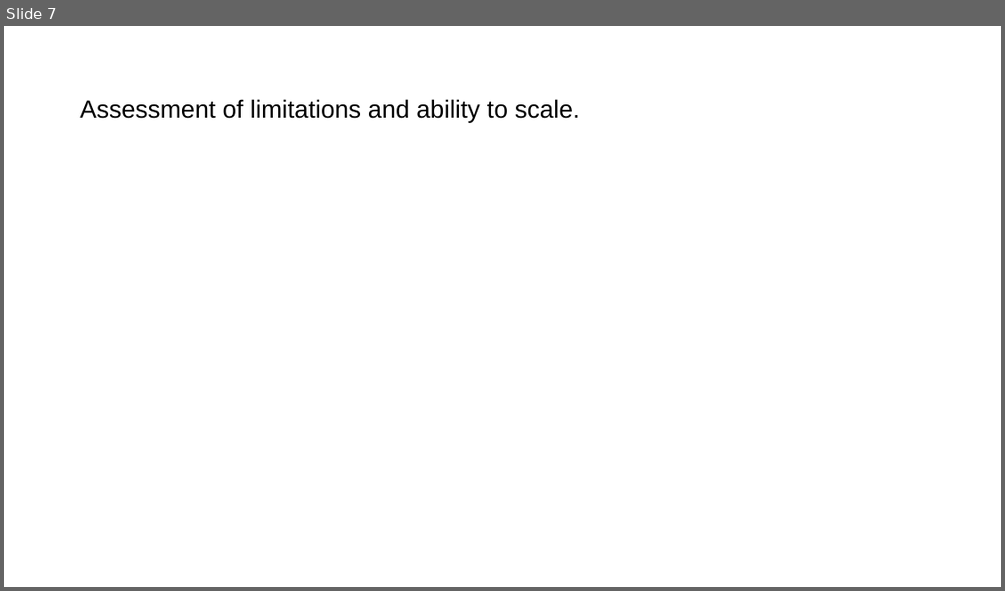
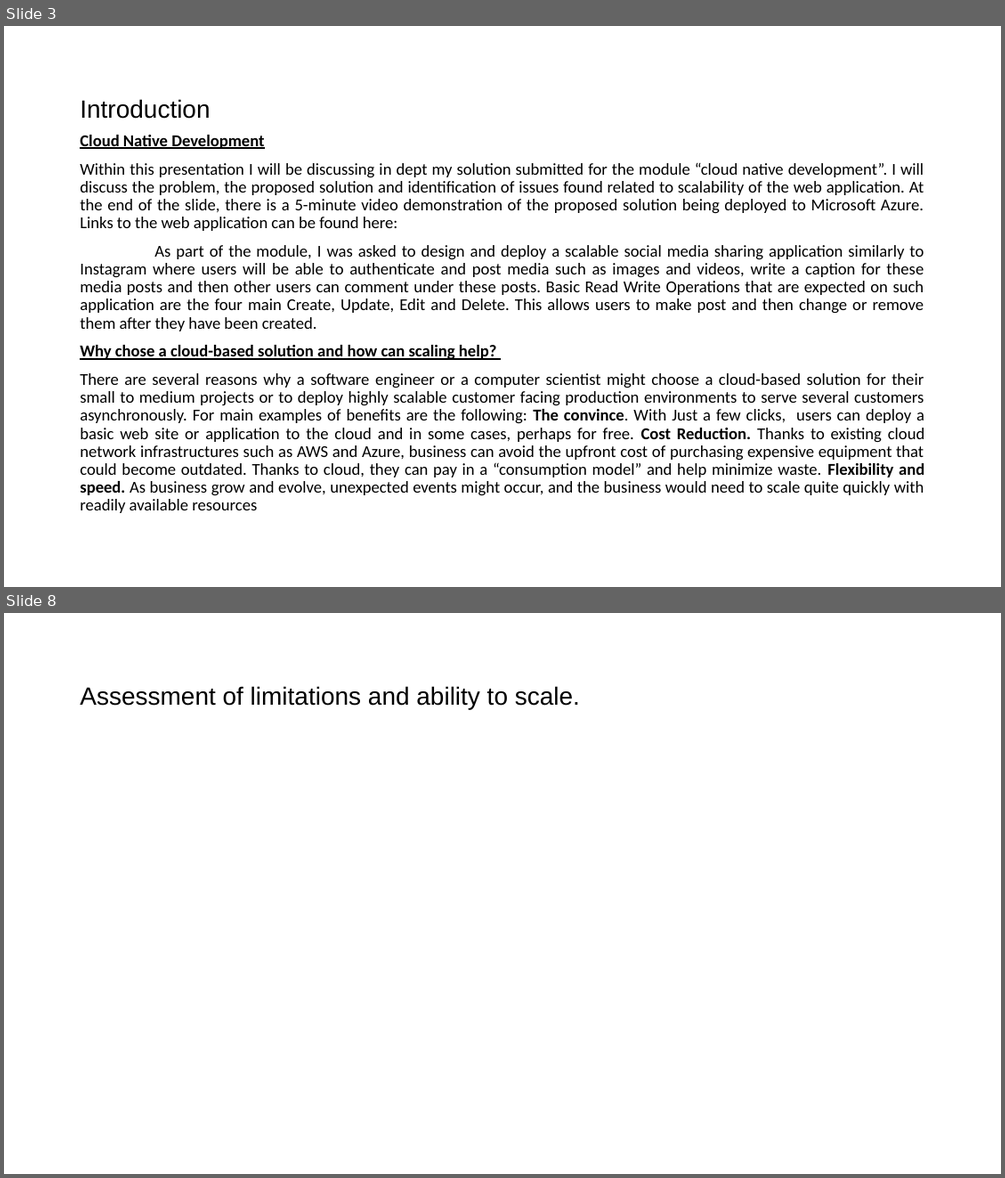
Before and after one commit to DevTobsterr/COM682, a slide deck: Cloud Native Development.pptx. Shown one above the other, each under a label of ours: slide 7 before the commit, slides 3 and 8 after it; the slides between them are not shown. The pictures are 1005x591 and 1005x1178 pixels, drawn with LibreOffice and Linux fonts; fonts in the diff are those of the drawing. Boxes give left, top, right and bottom in pixels: in the first picture for what was removed or moved away, otherwise in the second. Text is boxed around its words. In the diff, an @@ line names an element or a change of style, - is before the commit and + after.

```diff
--- a/Cloud Native Development.pptx
+++ b/Cloud Native Development.pptx
@@ slide 3 added at [4,26,1001,587], background #FFFFFF @@
@@ title added at [80,99,210,119], 24 pt, text #000000 @@
+Introduction
@@ text added at [80,135,925,513], 16 pt, text #000000 @@
+Cloud Native Development
+Within this presentation I will be discussing in dept my solution submitted for the module “cloud native development”. I will discuss the problem, the proposed solution and identification of issues found related to scalability of the web application. At the end of the slide, there is a 5-minute video demonstration of the proposed solution being deployed to Microsoft Azure. Links to the web application can be found here:
+As part of the module, I was asked to design and deploy a scalable social media sharing application similarly to Instagram where users will be able to authenticate and post media such as images and videos, write a caption for these media posts and then other users can comment under these posts. Basic Read Write Operations that are expected on such application are the four main Create, Update, Edit and Delete. This allows users to make post and then change or remove them after they have been created.
+Why chose a cloud-based solution and how can scaling help?
+There are several reasons why a software engineer or a computer scientist might choose a cloud-based solution for their small to medium projects or to deploy highly scalable customer facing production environments to serve several customers asynchronously. For main examples of benefits are the following: The convince. With Just a few clicks, users can deploy a basic web site or application to the cloud and in some cases, perhaps for free. Cost Reduction. Thanks to existing cloud network infrastructures such as AWS and Azure, business can avoid the upfront cost of purchasing expensive equipment that could become outdated. Thanks to cloud, they can pay in a “consumption model” and help minimize waste. Flexibility and speed. As business grow and evolve, unexpected events might occur, and the business would need to scale quite quickly with readily available resources
@@ what was slide 7 is now slide 8 @@
```
Also in this commit, not shown: 6 slides changed, 2 other slides added, 3 slides removed, 1 other file.
